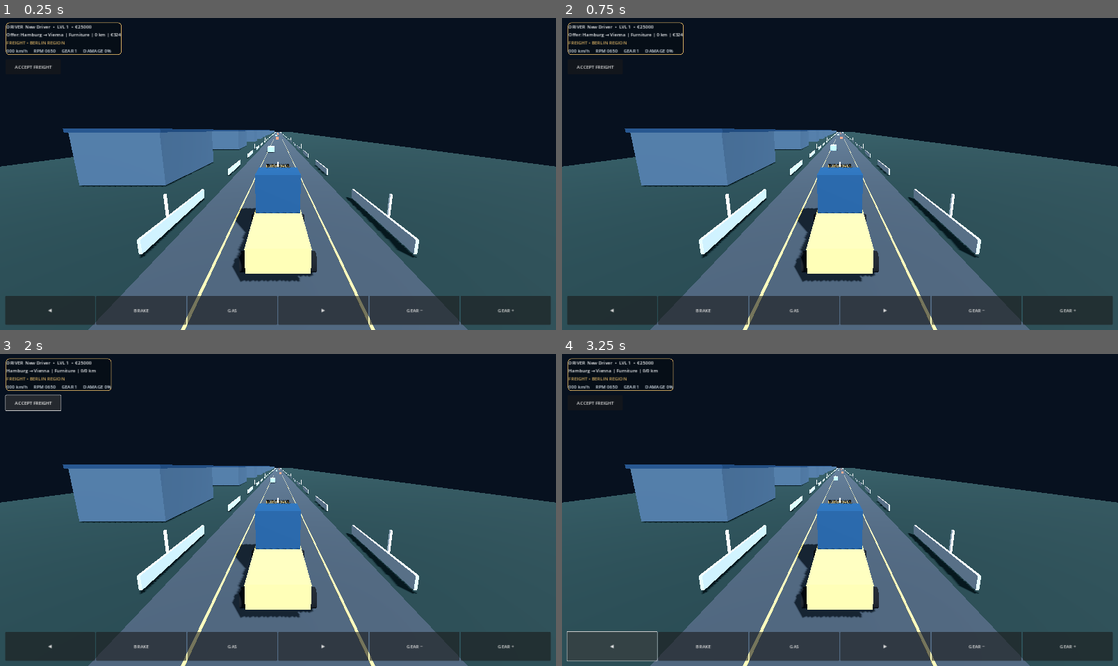
Above: before the commit, frames 1-4 (two rows, left to right).
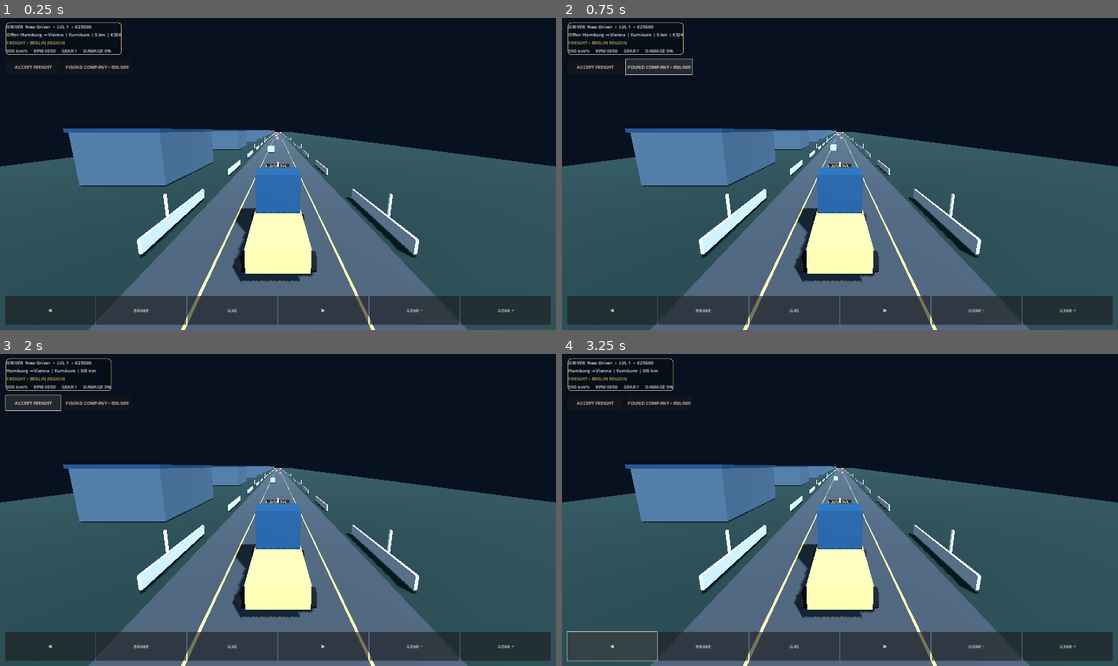
Above: after the commit, the same moments.

Repository: haseebop668-a11y/EURO-HAUL
Game: Godot game, scene res://Scenes/Main.tscn
The game is run twice, just before and just after one commit, with the same random seed, the same clock (stepped at 60 frames per second) and the same inputs.
Inputs (mouse positions are in pixels of both pictures, inside the frame that each line leads up to):
- Up to frame 1 (0.25 s): no input
- Up to frame 2 (0.75 s): click (656, 67) at 0.5 s, where only the run after the commit has a clickable "FOUND COMPANY • €50,000"
- Up to frame 3 (2 s): click "ACCEPT FREIGHT" at 1.25 s
- Up to frame 4 (3.25 s): click "ACCEPT FREIGHT" at 2 s; click "◀" at 2.75 s

The runs differ from the first frame. In frame 1, 0.1% of the frame differs, in the area x 11-24%, y 15-17%; in frame 2, 0.6%, in the area x 11-24%, y 12-19%; in frame 3, 0.1%; in frame 4, 0.1%.

Commit message:
Integrate company founding and fleet status into prototype HUD

Diff:
--- a/Godot/Scripts/main.gd
+++ b/Godot/Scripts/main.gd
@@ -7,6 +7,7 @@
 
 var truck: EuroHaulTruck
 var career: EuroHaulCareer
+var company: EuroHaulCompanyManager
 var hud: Label
 var status_label: Label
 var speed_label: Label
@@ -157,6 +158,10 @@
 	career.name = "CareerManager"
 	add_child(career)
 	career.changed.connect(_update_hud)
+	company = EuroHaulCompanyManager.new()
+	company.name = "CompanyManager"
+	add_child(company)
+	company.company_changed.connect(_update_hud)
 
 func _build_hud() -> void:
 	var layer := CanvasLayer.new()
@@ -206,6 +211,12 @@
 	accept.custom_minimum_size = Vector2(190, 52)
 	accept.pressed.connect(func(): career.accept_offer(); _update_hud())
 	layer.add_child(accept)
+	var company_button := Button.new()
+	company_button.text = "FOUND COMPANY • €50,000"
+	company_button.position = Vector2(220, 145)
+	company_button.custom_minimum_size = Vector2(230, 52)
+	company_button.pressed.connect(_found_company)
+	layer.add_child(company_button)
 	_update_hud()
 
 func _add_touch_button(parent: Control, caption: String, key: String) -> void:
@@ -232,6 +243,13 @@
 	)
 	parent.add_child(button)
 
+func _found_company() -> void:
+	if company == null or career == null or not company.company_name.is_empty():
+		return
+	if career.spend_cash(EuroHaulCompanyManager.FOUNDING_COST):
+		company.found_company("EURO HAUL LOGISTICS", EuroHaulCompanyManager.FOUNDING_COST)
+		_update_hud()
+
 func _update_hud() -> void:
 	if hud == null or career == null:
 		return
